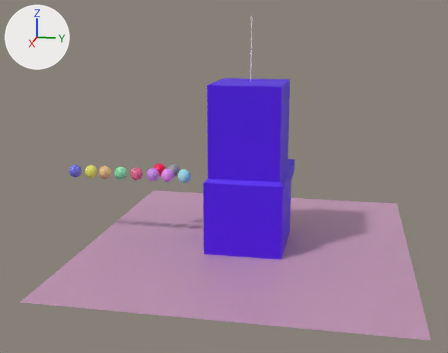
The Blender file claw machine.blend as it was, and as the next commit left it.
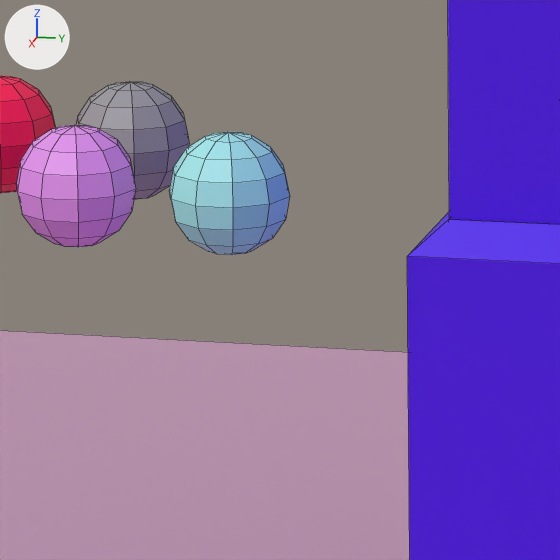
Old and new are each drawn whole from a camera (50 mm lens) standing at (8.79, 1.36, 2.29) and looking at (0.23, -0.35, 0.15) and again close up on the part from 36% to 49% of the width and 44% to 61% of the height. Lighting does not change. The marker at upper left points along +X, +Y and +Z. The close-ups show mesh edges as thin lines.

Objects in the first close-up: ' Sphere 2', ' Sphere settings', 'Sphere 1', 'Sphere quit', 'machine', 'sol'.
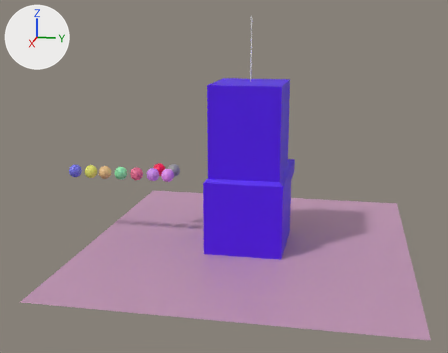
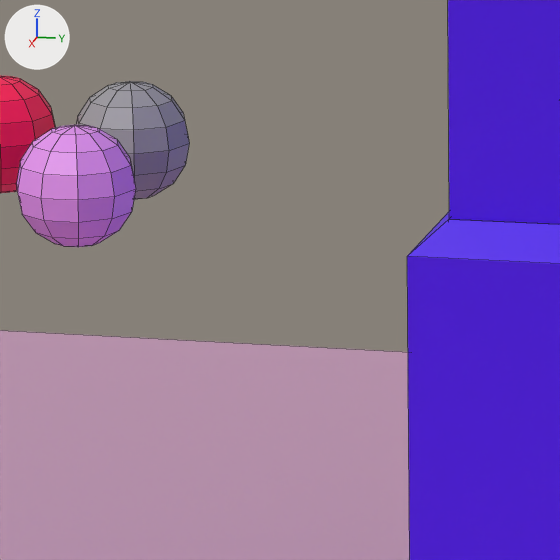
Changed parts and their boxes (x1, y1, x2, y2) in the close-ups (560 x 560 px):
```json
{"object": "Sphere 1", "change": "moved", "before": [169, 132, 290, 255], "on screen": "not visible afterwards"}
```

Scene script edits in JSON lines:
```json
{"op": "set", "path": "ob_sphere_1.location", "old": "(0.072, -0.986, 0.09)", "new": "(0.0, 0.0, 0.0)"}
```
